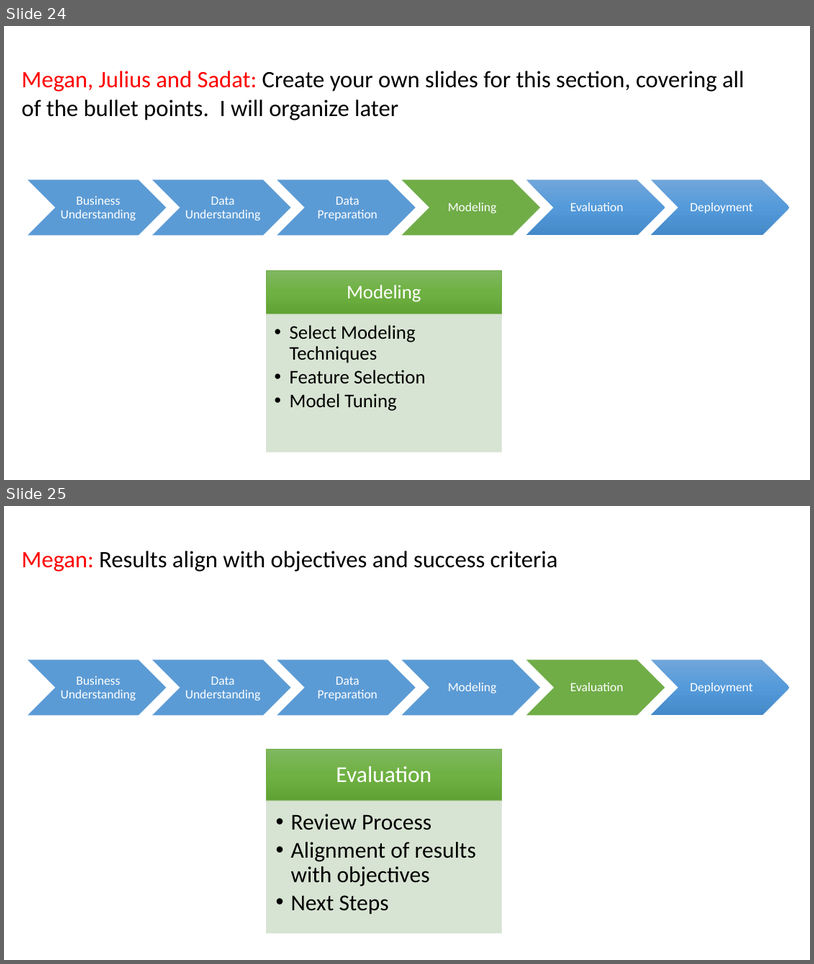
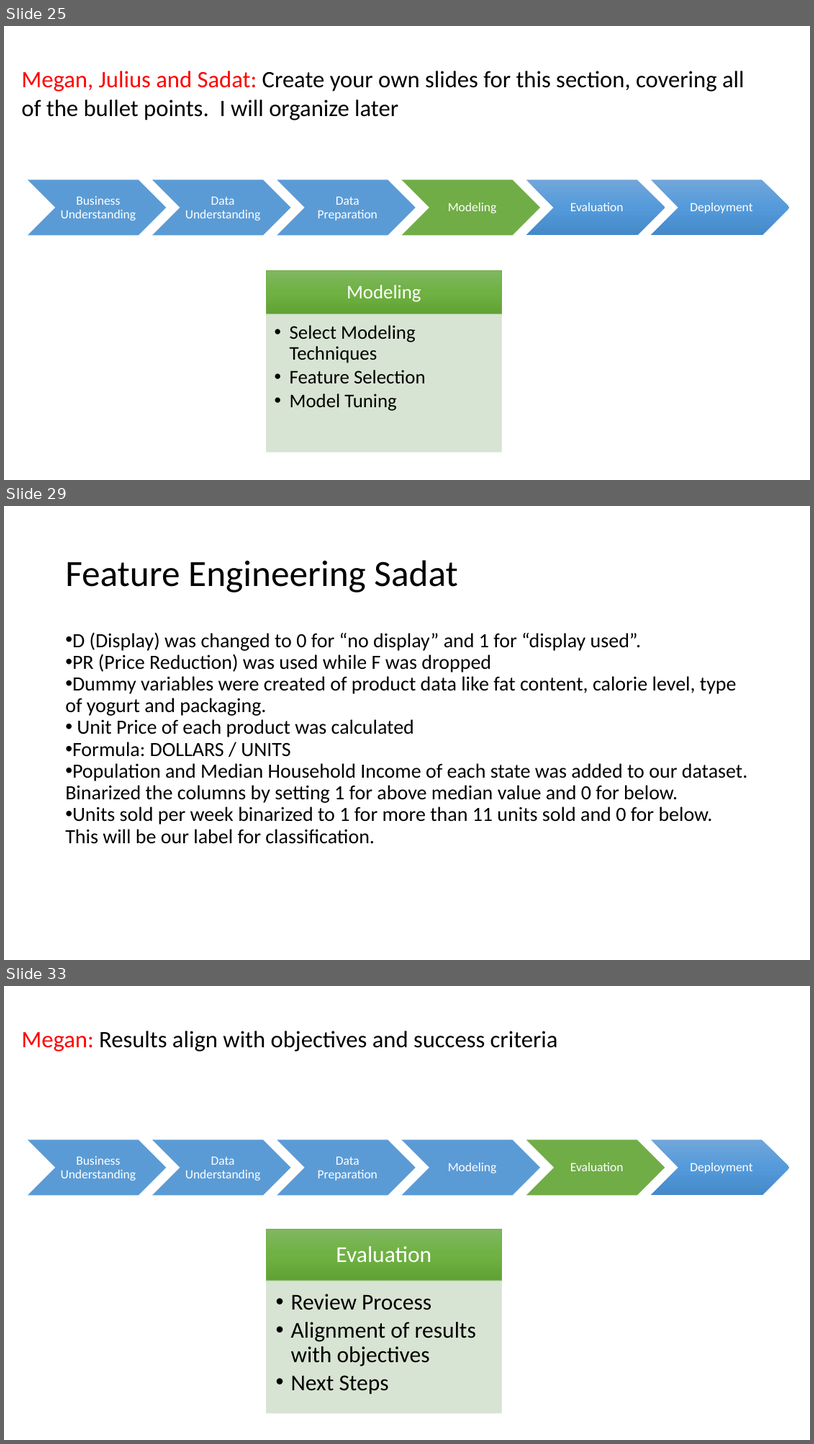
Before and after one commit to mGalarnyk/Machine_Learning_Froyo, a slide deck: Current_Powerpoint/Froyo_v2.pptx. Shown one above the other, each under a label of ours: slides 24 and 25 before the commit, slides 25, 29 and 33 after it; the slides between them are not shown. The pictures are 814x964 and 814x1444 pixels, drawn with LibreOffice and Linux fonts; fonts in the diff are those of the drawing. Boxes give left, top, right and bottom in pixels: in the first picture for what was removed or moved away, otherwise in the second. Text is boxed around its words. In the diff, an @@ line names an element or a change of style, - is before the commit and + after.

Commit message:
sadat

```diff
--- a/Current_Powerpoint/Froyo_v2.pptx
+++ b/Current_Powerpoint/Froyo_v2.pptx
@@ slide 29 added at (x1=4, y1=506, x2=810, y2=960), background #FFFFFF @@
@@ text added at (x1=65, y1=560, x2=458, y2=592), 44 pt, text #000000 @@
+Feature Engineering Sadat
@@ text added at (x1=65, y1=632, x2=748, y2=844), 24 pt, text #000000 @@
+• D (Display) was changed to 0 for “no display” and 1 for “display used”.
+• PR (Price Reduction) was used while F was dropped
+• Dummy variables were created of product data like fat content, calorie level, type of yogurt and packaging.
+• Unit Price of each product was calculated
+  Formula: DOLLARS / UNITS
+• Population and Median Household Income of each state was added to our dataset. Binarized the columns by setting 1 for above median value and 0 for below.
+• Units sold per week binarized to 1 for more than 11 units sold and 0 for below. This will be our label for classification.
@@ what was slide 24 is now slide 25 @@
@@ what was slide 25 is now slide 33 @@
```
Also in this commit, not shown: 7 other slides added, 1 other file.
